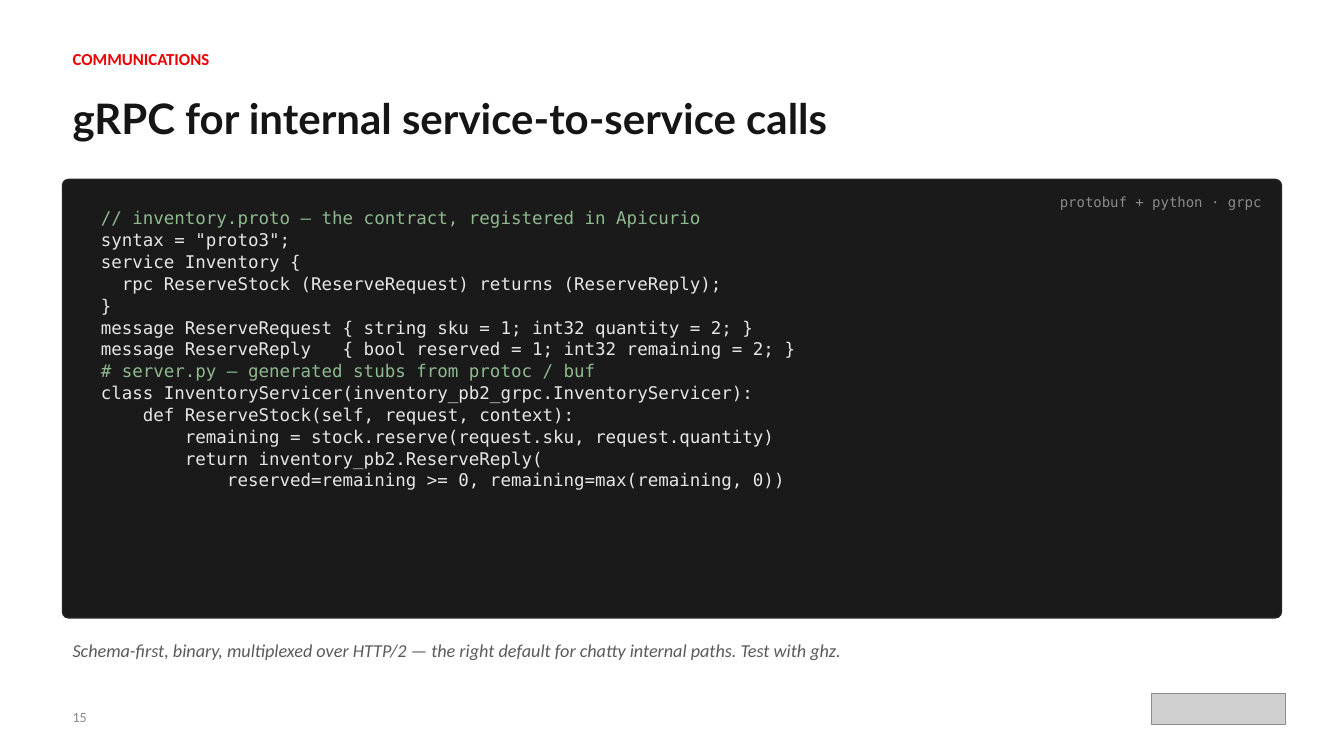
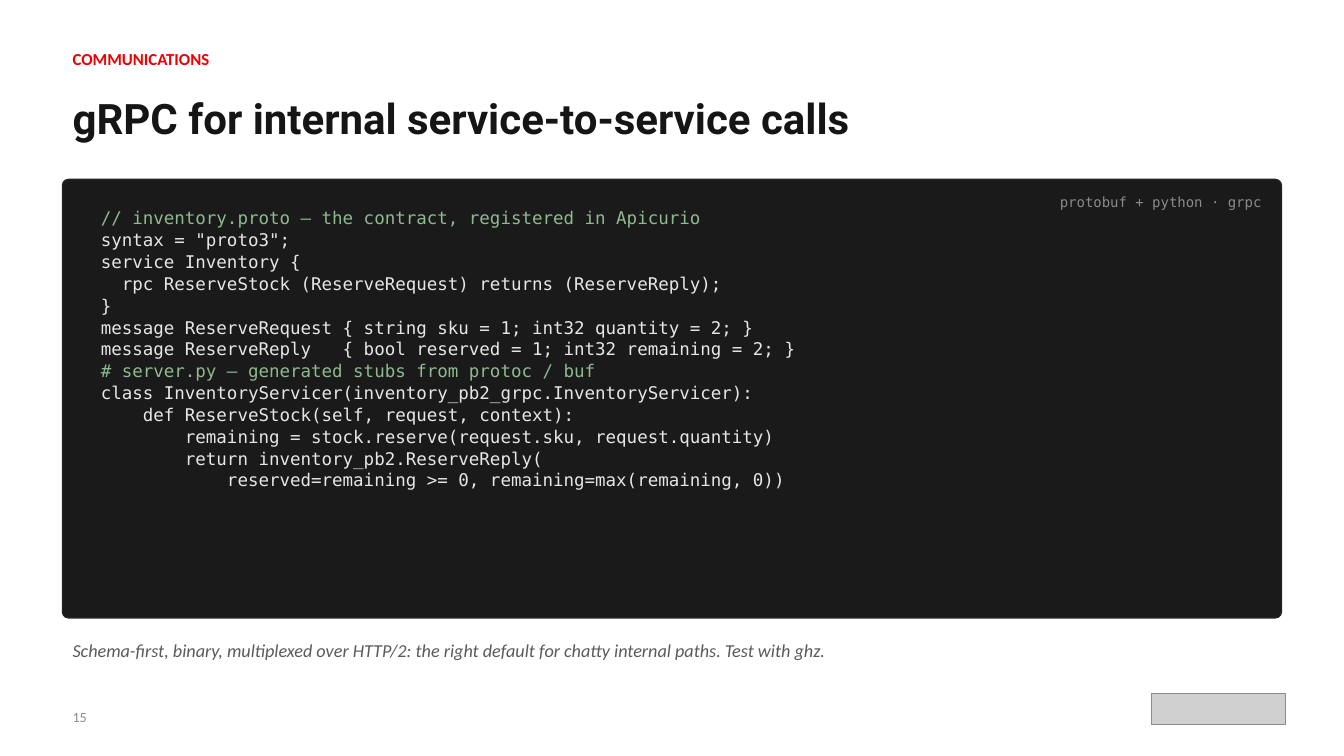
Before and after one commit to patterncatalyst/cloud-native-design-patterns, a slide deck: slide 18 of lgtm-presentation/Designing-Cloud-Native-APIs-Python.pptx. Drawn at 1344x756 pixels with LibreOffice and Linux fonts; fonts in the diff are those of the drawing; grey boxes stand for pictures. Boxes give left, top, right and bottom in pixels: in the first picture for what was removed or moved away, otherwise in the second. Text is boxed around its words. In the diff, an @@ line names an element or a change of style, - is before the commit and + after.

```diff
--- a/lgtm-presentation/Designing-Cloud-Native-APIs-Python.pptx
+++ b/lgtm-presentation/Designing-Cloud-Native-APIs-Python.pptx
@@ text "gRPC for internal service-to-service calls" at box(73, 102, 849, 143): font Lato to Roboto @@
@@ text at box(73, 644, 825, 660): text changed @@
-Schema-first, binary, multiplexed over HTTP/2 — the right default for chatty internal paths. Test with ghz.
+Schema-first, binary, multiplexed over HTTP/2: the right default for chatty internal paths. Test with ghz.
```
Also in this commit, not shown: 281 other slides changed, 3 other files.
